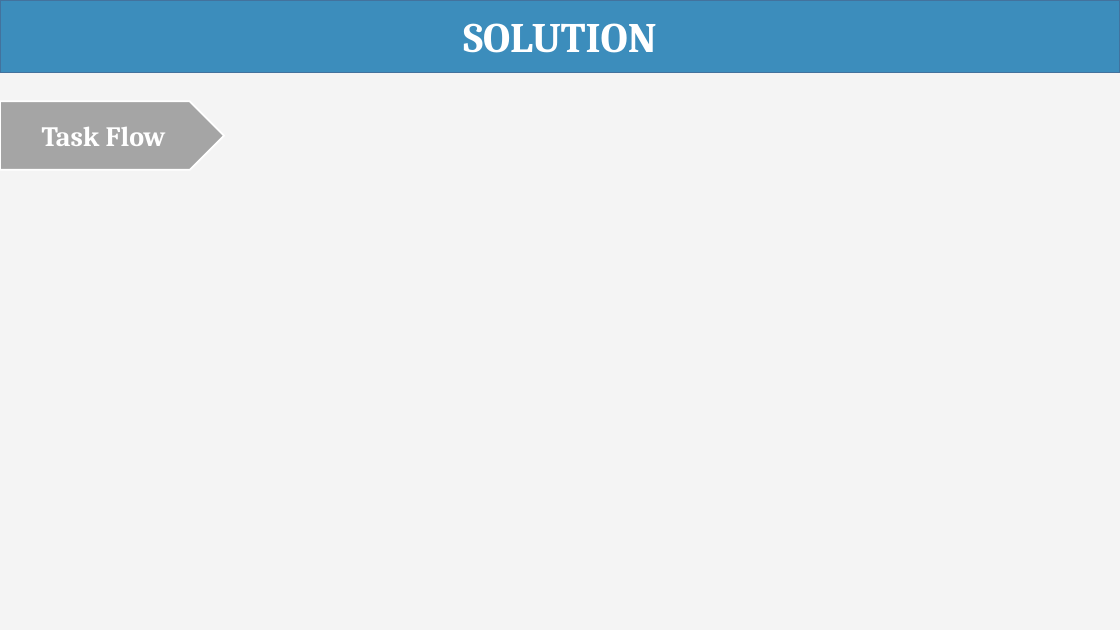
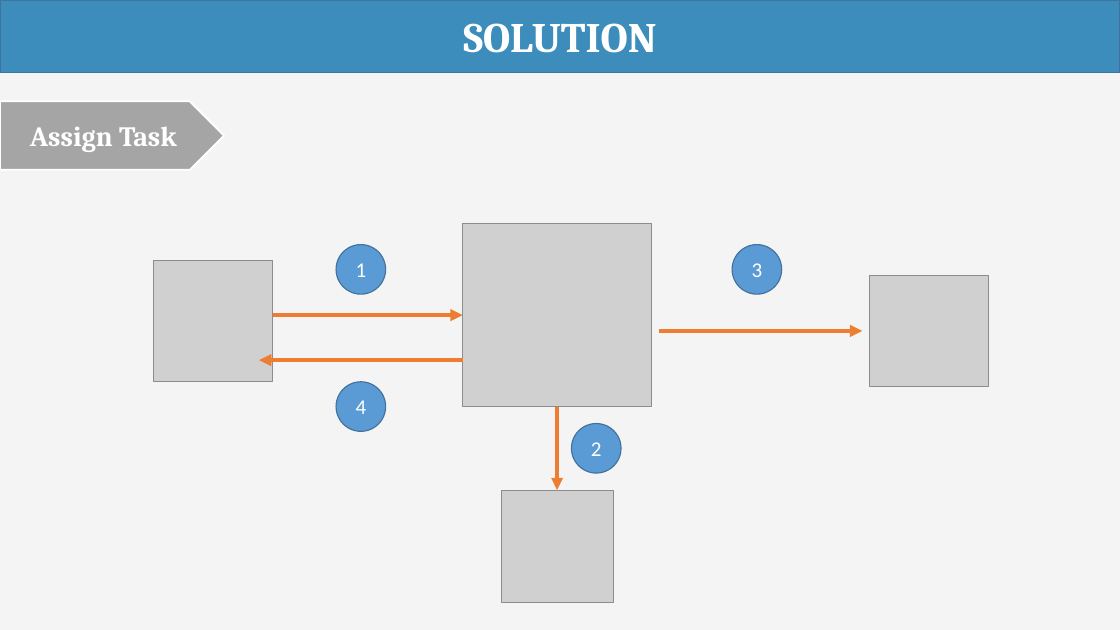
Before and after one commit to haltt051093/IMS-datacenter, a slide deck: slide 25 of Document/Presentation/IMS_20160407_Presentation.pptx (slide 17 before the commit). Drawn at 1120x630 pixels with LibreOffice and Linux fonts; fonts in the diff are those of the drawing; grey boxes stand for pictures. Boxes give left, top, right and bottom in pixels: in the first picture for what was removed or moved away, otherwise in the second. Text is boxed around its words. In the diff, an @@ line names an element or a change of style, - is before the commit and + after.

```diff
--- a/Document/Presentation/IMS_20160407_Presentation.pptx
+++ b/Document/Presentation/IMS_20160407_Presentation.pptx
@@ text in pentagon arrow at bbox=[30, 127, 177, 152]: text changed @@
-Task Flow
+Assign Task
@@ picture added at bbox=[463, 223, 652, 407] @@
@@ picture added at bbox=[153, 260, 272, 382] @@
@@ ellipse added at bbox=[336, 245, 386, 294], fill #5B9BD5, outline #43739E 1 pt, 18 pt, text #FFFFFF @@
+1
@@ ellipse added at bbox=[733, 245, 782, 294], fill #5B9BD5, outline #43739E 1 pt, 18 pt, text #FFFFFF @@
+3
@@ picture added at bbox=[870, 276, 989, 386] @@
@@ arrow added from (259, 315) to (463, 315), #ED7D31 3.5 pt @@
@@ arrow added from (659, 331) to (862, 331), #ED7D31 3.5 pt @@
@@ arrow added from (463, 360) to (259, 360), #ED7D31 3.5 pt @@
@@ ellipse added at bbox=[336, 382, 386, 432], fill #5B9BD5, outline #43739E 1 pt, 18 pt, text #FFFFFF @@
+4
@@ arrow added from (557, 407) to (557, 490), #ED7D31 3.5 pt @@
@@ ellipse added at bbox=[571, 423, 621, 473], fill #5B9BD5, outline #43739E 1 pt, 18 pt, text #FFFFFF @@
+2
@@ picture added at bbox=[502, 490, 613, 602] @@
```
Also in this commit, not shown: 11 other slides changed, 36 slides added, 8 slides removed.
